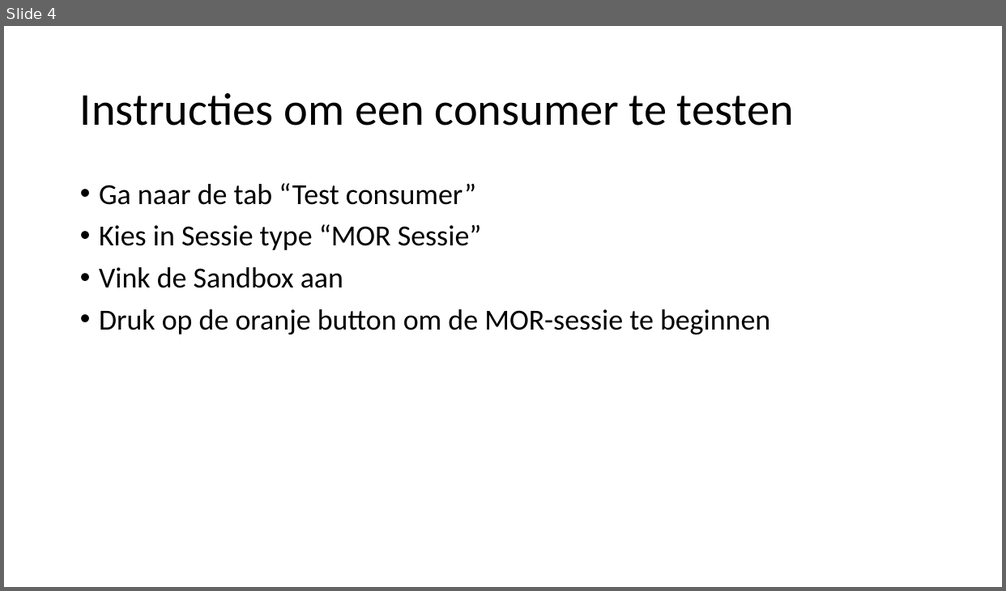
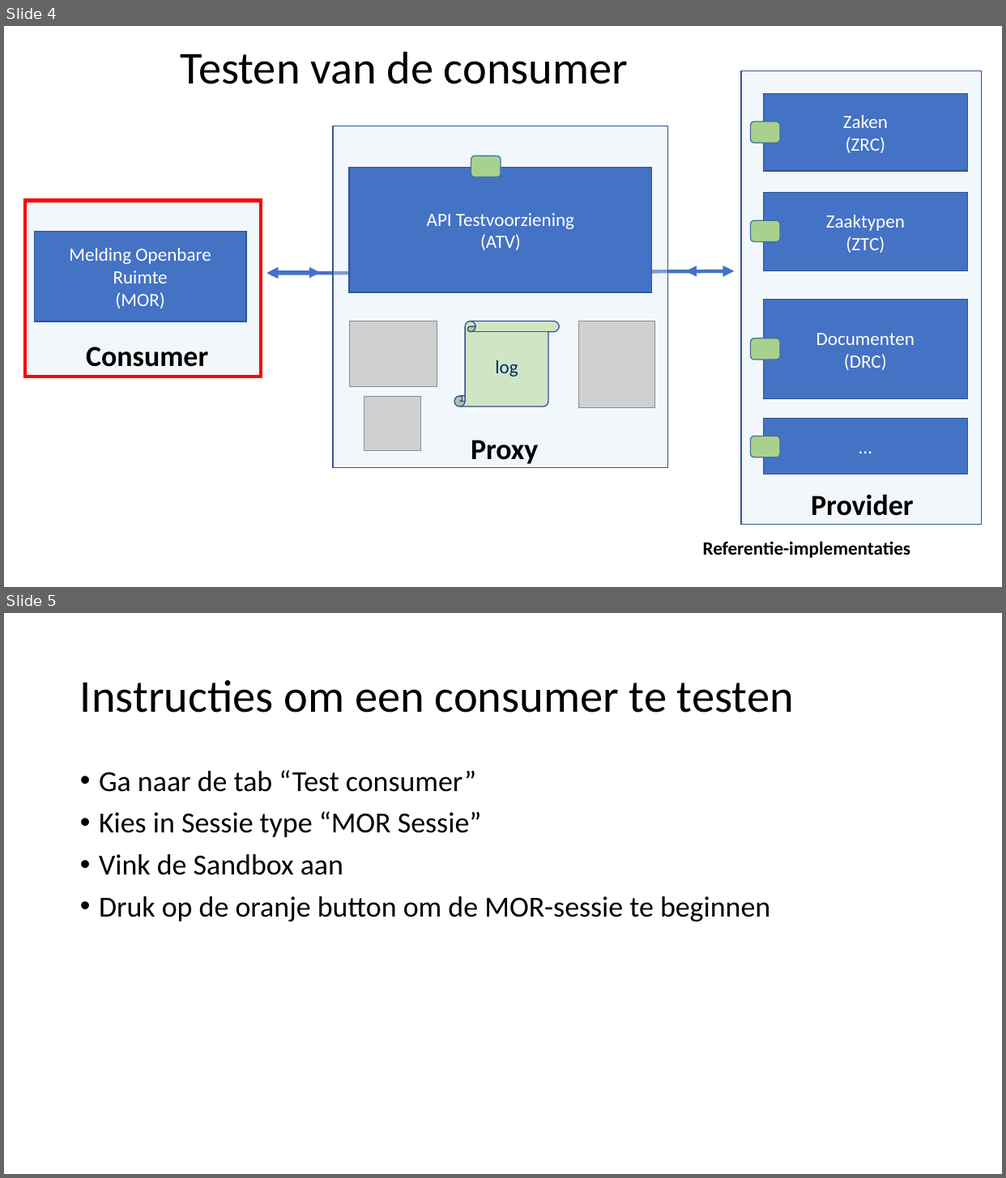
Before and after one commit to VNG-Realisatie/api-test-platform, a slide deck: doc/api_lab/tutorial testvoorziening.pptx. Shown one above the other, each under a label of ours: slide 4 before the commit, slides 4 and 5 after it. The pictures are 1006x591 and 1006x1178 pixels, drawn with LibreOffice and Linux fonts; fonts in the diff are those of the drawing; grey boxes stand for pictures. Boxes give left, top, right and bottom in pixels: in the first picture for what was removed or moved away, otherwise in the second. Text is boxed around its words. In the diff, an @@ line names an element or a change of style, - is before the commit and + after.

```diff
--- a/doc/api_lab/tutorial testvoorziening.pptx
+++ b/doc/api_lab/tutorial testvoorziening.pptx
@@ slide 4 added at (x1=4, y1=26, x2=1002, y2=587), background #FFFFFF @@
@@ text added at (x1=181, y1=51, x2=628, y2=84), 44 pt, text #000000 @@
+Testen van de consumer
@@ rectangle added at (x1=741, y1=71, x2=982, y2=525), fill #DEEBF7 at 37% opacity, outline #325491 1 pt @@
@@ rectangle added at (x1=763, y1=93, x2=967, y2=171), fill #4472C4, outline #325491 1 pt, 18 pt, text #FFFFFF @@
+Zaken
+(ZRC)
@@ rounded rectangle added at (x1=750, y1=122, x2=780, y2=143), fill #A9D18E, outline #43739E 1 pt @@
@@ rectangle added at (x1=763, y1=192, x2=967, y2=271), fill #4472C4, outline #325491 1 pt, 18 pt, text #FFFFFF @@
+Zaaktypen
+(ZTC)
@@ rectangle added at (x1=25, y1=200, x2=261, y2=377), fill #DEEBF7 at 37% opacity, outline #FF0000 3.5 pt @@
@@ rectangle added at (x1=34, y1=232, x2=246, y2=322), fill #4472C4, outline #325491 1 pt, 18 pt, text #FFFFFF @@
+Melding Openbare Ruimte
+(MOR)
@@ rounded rectangle added at (x1=750, y1=220, x2=780, y2=241), fill #A9D18E, outline #43739E 1 pt @@
@@ double arrow added from (267, 274) to (734, 271), #4472C4 3.5 pt @@
@@ rectangle added at (x1=763, y1=299, x2=967, y2=399), fill #4472C4, outline #325491 1 pt, 18 pt, text #FFFFFF @@
+Documenten
+(DRC)
@@ rounded rectangle added at (x1=750, y1=339, x2=780, y2=360), fill #A9D18E, outline #43739E 1 pt @@
@@ text added at (x1=86, y1=347, x2=208, y2=367), 28 pt, text #000000, bold @@
+Consumer
@@ group added at (x1=267, y1=126, x2=734, y2=468): 3 pictures, 2 double arrows, 2 rectangles, 1 vertical scroll, 1 text, 1 rounded rectangle @@
+log
+API Testvoorziening
+(ATV)
+Proxy
@@ rounded rectangle added at (x1=750, y1=436, x2=780, y2=457), fill #A9D18E, outline #43739E 1 pt @@
@@ rectangle added at (x1=763, y1=419, x2=967, y2=475), fill #4472C4, outline #325491 1 pt, 18 pt, text #FFFFFF @@
+…
@@ text added at (x1=811, y1=494, x2=913, y2=516), 28 pt, text #000000, bold @@
+Provider
@@ text added at (x1=703, y1=541, x2=911, y2=558), 18 pt, text #000000, bold @@
+Referentie-implementaties
@@ what was slide 4 is now slide 5 @@
```
Also in this commit, not shown: 3 slides changed, 3 other slides added, 1 slide removed.
